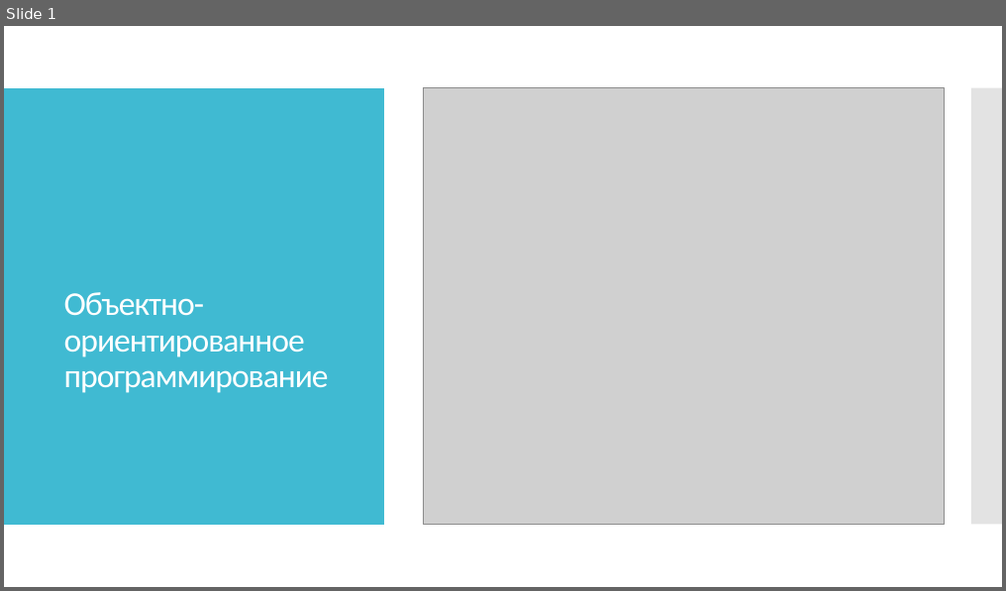
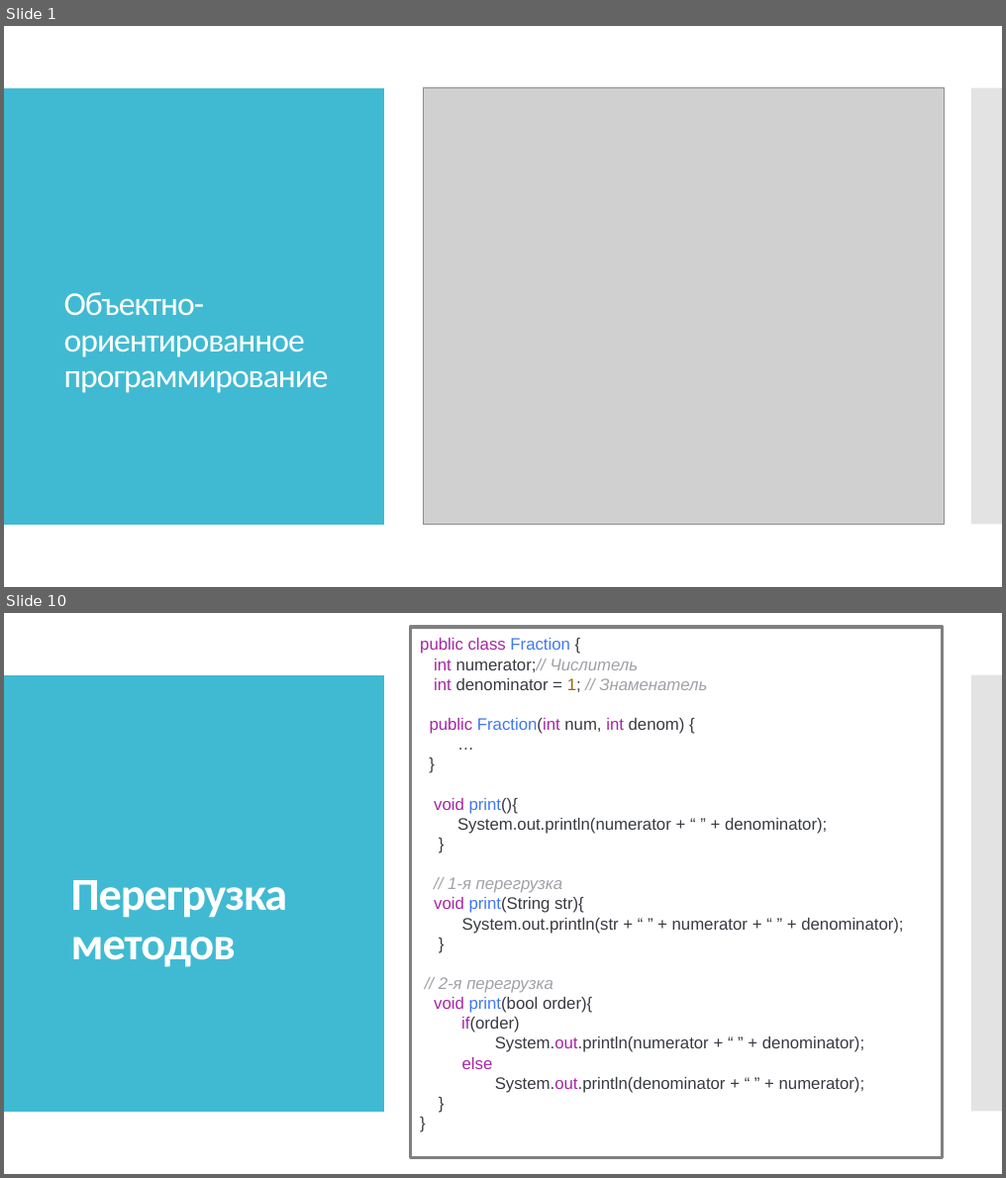
Before and after one commit to IriEfremova/LessonsCube, a slide deck: Samsung/Lesson12/PrincipOOP.pptx. Shown one above the other, each under a label of ours: slide 1 before the commit, slides 1 and 10 after it; the slides between them are not shown. The pictures are 1006x591 and 1006x1178 pixels, drawn with LibreOffice and Linux fonts; fonts in the diff are those of the drawing; grey boxes stand for pictures. Boxes give left, top, right and bottom in pixels: in the first picture for what was removed or moved away, otherwise in the second. Text is boxed around its words. In the diff, an @@ line names an element or a change of style, - is before the commit and + after.

```diff
--- a/Samsung/Lesson12/PrincipOOP.pptx
+++ b/Samsung/Lesson12/PrincipOOP.pptx
@@ slide 10 added at (4,613,1002,1174), background #FFFFFF; not listed: 2 template elements that a slide beside it also shows @@
@@ rectangle added at (4,613,1002,1174), fill #FFFFFF @@
@@ rectangle added at (411,627,943,1158), outline #808080 3 pt @@
@@ text added at (420,638,903,1093), 16 pt, text #383A42 @@
+public class Fraction {
+int numerator;// Числитель
+int denominator = 1; // Знаменатель
+public Fraction(int num, int denom) {
+…
+}
+void print(){
+System.out.println(numerator + “ ” + denominator);
+}
+// 1-я перегрузка
+void print(String str){
+System.out.println(str + “ ” + numerator + “ ” + denominator);
+}
+// 2-я перегрузка
+void print(bool order){
+if(order)
+System.out.println(numerator + “ ” + denominator);
+else
+System.out.println(denominator + “ ” + numerator);
+}
+}
@@ rectangle added at (4,675,384,1112), fill #40BAD2 @@
@@ rectangle added at (971,675,1002,1112), fill #C8C8C8 at 50% opacity @@
@@ text added at (71,880,287,967), 44 pt, text #FFFFFF, bold @@
+Перегрузка методов
```
Also in this commit, not shown: 15 other slides added, 20 slides removed.
